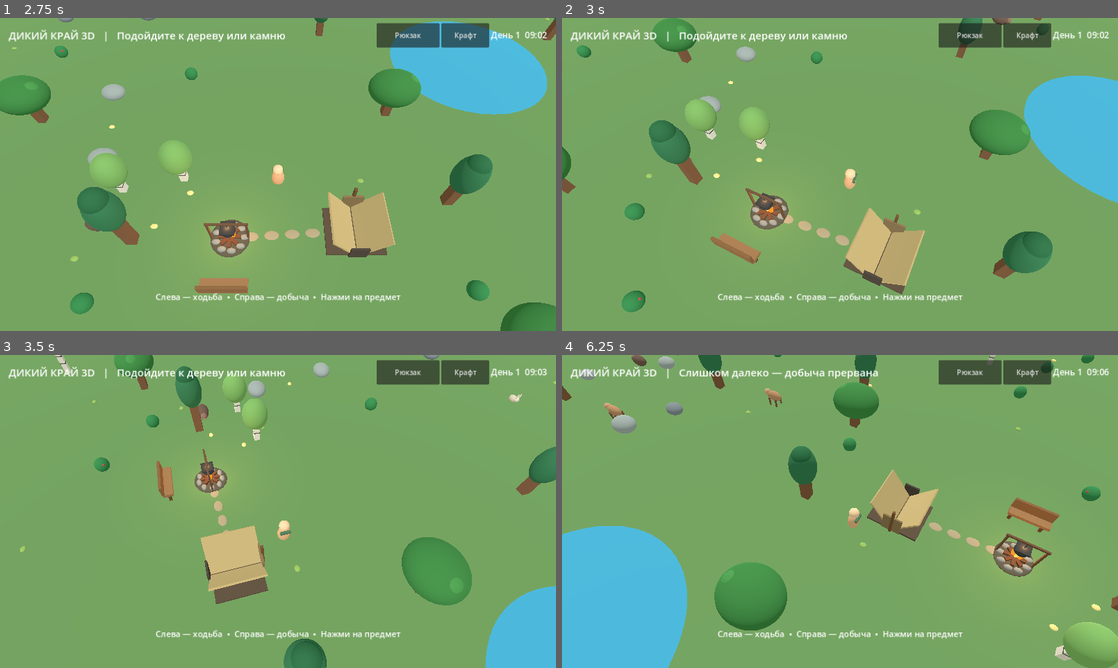
Above: before the commit, frames 1-4 (two rows, left to right).
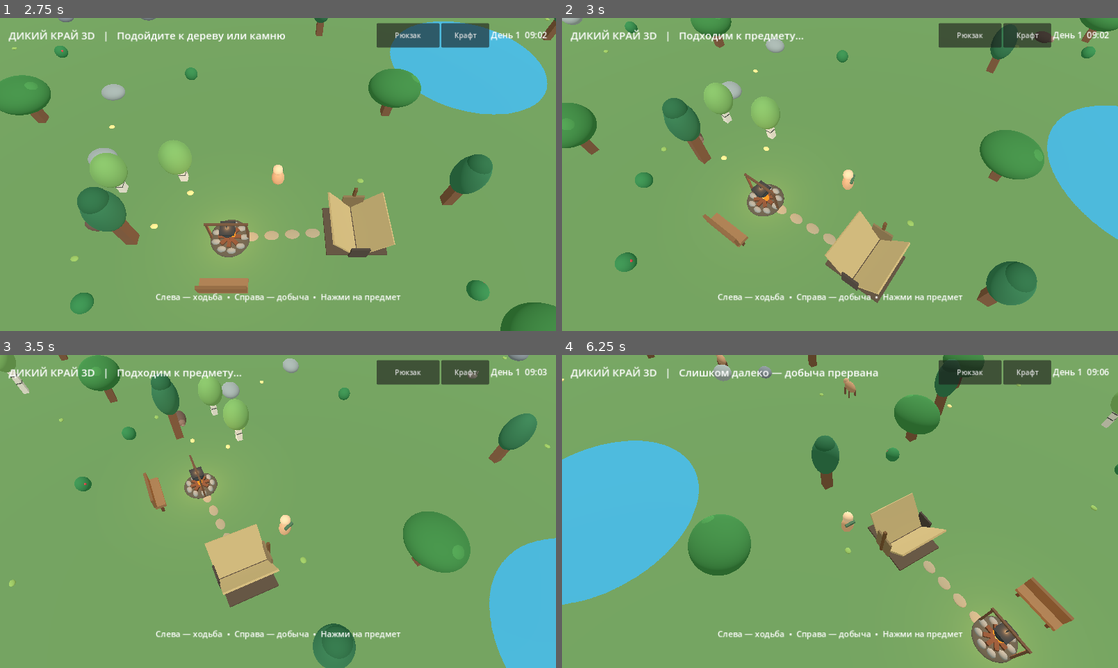
Above: after the commit, the same moments.

Repository: hjz2tz7cgv-ctrl/DikiyKrayGodot
Game: Godot game, scene res://scenes/main.tscn
Two runs of this game, one before a commit and one after it. Both use one fixed random seed, a clock stepped at 60 frames per second and the inputs below.
Inputs (mouse positions are in pixels of both pictures, inside the frame that each line leads up to):
- Up to frame 1 (2.75 s): click "Рюкзак" at 0.5 s; click "Крафт" at 1.25 s; click "Закрыть" at 2 s
- Up to frame 2 (3 s): tap Enter at 2.75 s; move the mouse to (962, 158) at 2.77 s; hold Right (ui_right) from 2.78 s (still down); click (962, 158) at 2.92 s
- Up to frame 3 (3.5 s): keep holding Right (ui_right)
- Up to frame 4 (6.25 s): release Right (ui_right) at 3.5 s; drag from (728, 527) to (812, 574) at 3.52 s; move the mouse to (895, 442) at 4.27 s; hold Right (ui_right) 4.28-5 s; click (895, 442) at 4.42 s; drag from (812, 574) to (673, 464) at 5.02 s; move the mouse to (1006, 558) at 5.77 s; hold Left (ui_left) from 5.78 s (still down); click (1006, 558) at 5.92 s

Frame 1 is identical in both runs. In frame 2, 18% of the frame differs, in the area x 0-100%, y 0-94%; in frame 3, 14%; in frame 4, 29%, in the area x 0-100%, y 0-100%.

Commit message:
Add files via upload

Diff:
--- a/scripts/main.gd
+++ b/scripts/main.gd
@@ -298,9 +298,10 @@
         camera_initialized = true
     else:
         # Камера следует за положением и фактическим направлением модели игрока.
-        camera_focus = camera_focus.lerp(desired_focus, 1.0 - exp(-2.8 * delta))
-    desired_camera_yaw = -player_facing
-    camera_yaw = lerp_angle(camera_yaw, desired_camera_yaw, 1.0 - exp(-3.0 * delta))
+        camera_focus = camera_focus.lerp(desired_focus, 1.0 - exp(-4.0 * delta))
+    # Камера следует за фактическим направлением модели, не за джойстиком.
+    desired_camera_yaw = -player_visual.rotation.y
+    camera_yaw = lerp_angle(camera_yaw, desired_camera_yaw, 1.0 - exp(-5.0 * delta))
     var offset := Vector3(sin(camera_yaw) * camera_distance * camera_tilt, camera_distance, cos(camera_yaw) * camera_distance * camera_tilt)
     camera.global_position = camera_focus + offset
     camera.look_at(camera_focus, Vector3.UP)
@@ -423,7 +424,7 @@
     add_child(hud)
     var root := Control.new()
     root.set_anchors_and_offsets_preset(Control.PRESET_FULL_RECT)
-    root.mouse_filter = Control.MOUSE_FILTER_PASS
+    root.mouse_filter = Control.MOUSE_FILTER_IGNORE
     hud.add_child(root)
     var top := HBoxContainer.new()
     top.set_anchors_preset(Control.PRESET_TOP_WIDE)
@@ -585,7 +586,7 @@
     _update_ui()
 
 func _zoom(amount: float) -> void:
-    camera_distance = clampf(camera_distance + amount, 7.0, 29.0)
+    camera_distance = clampf(camera_distance + amount, 5.5, 32.0)
     _position_camera()
     _update_ui()
 
@@ -831,7 +832,7 @@
     if sitting:
         direction = Vector2.ZERO
     player_visual.rotation.y = player_facing
-    # Камера ориентируется на player_facing, а не на нажатие джойстика.
+    # Камера ориентируется на реальный поворот модели, а не на касание.
 
     var current := Vector2(player.position.x, player.position.z)
     var motion := direction * WALK_SPEED * delta
@@ -938,6 +939,11 @@
                     _tap_world(event.position)
             elif active_touches.is_empty():
                 _tap_world(event.position)
+    elif event is InputEventMagnifyGesture:
+        # На устройствах, где браузер/Godot передаёт отдельный жест увеличения.
+        if event.factor > 0.0:
+            camera_distance = clampf(camera_distance / event.factor, 5.5, 32.0)
+            _position_camera()
     elif event is InputEventScreenDrag:
         active_touches[event.index] = event.position
         if pinch_in_progress:
@@ -946,7 +952,10 @@
                 var new_distance: float = (pts[0] as Vector2).distance_to(pts[1] as Vector2)
                 if pinch_previous > 0.0:
                     # Раздвинуть пальцы = приблизить камеру.
-                    _zoom((pinch_previous - new_distance) * 0.035)
+                    # Отношение расстояний даёт одинаковую чувствительность при любом масштабе.
+                    if new_distance > 8.0:
+                        camera_distance = clampf(camera_distance * pinch_previous / new_distance, 5.5, 32.0)
+                        _position_camera()
                 pinch_previous = new_distance
             return
         if event.index == joystick_touch:
